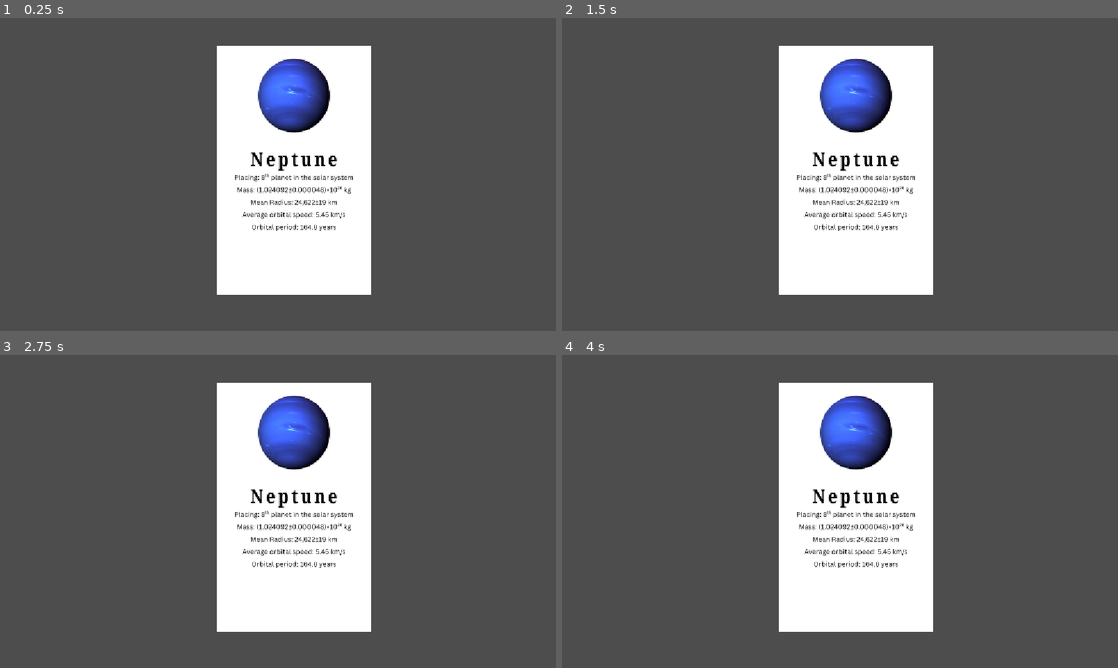
Above: before the commit, frames 1-4 (two rows, left to right).
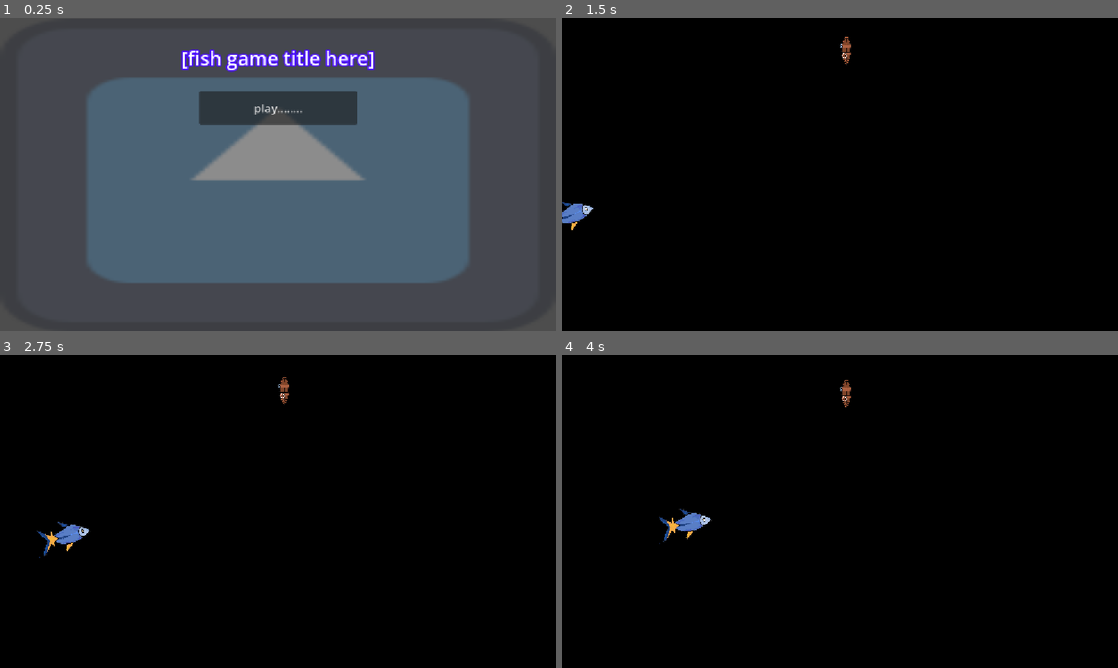
Above: after the commit, the same moments.

Repository: Logabe/fiiiiih
Game: Godot game, scene res://main_menu.tscn
Two runs of this game, one before a commit and one after it. Both use one fixed random seed, a clock stepped at 60 frames per second and the inputs below. Before the commit the project starts from res://pop-up ui.tscn. The engine's default icon, where the game draws it, is replaced by a stand-in: a white triangle on a blue panel in a dark square.
Inputs (mouse positions are in pixels of both pictures, inside the frame that each line leads up to):
- Up to frame 1 (0.25 s): no input
- Up to frame 2 (1.5 s): click (840, 108) at 0.5 s, where only the run after the commit has a clickable "play........"; move the mouse to (962, 158) at 1.27 s; press the mouse at (962, 158) at 1.28 s
- Up to frame 3 (2.75 s): move the mouse to (166, 527) at 2.02 s; release the mouse at (166, 527) at 2.03 s; click (166, 527) at 2.1 s
- Up to frame 4 (4 s): move the mouse to (895, 442) at 2.77 s; press the mouse at (895, 442) at 2.78 s; move the mouse to (812, 574) at 3.52 s; release the mouse at (812, 574) at 3.53 s; click (812, 574) at 3.6 s

The runs differ from the first frame. In frame 1, 48% of the frame differs, in the area x 15-85%, y 8-89%; in frame 2, 100%, in the area x 0-100%, y 0-100%; in frame 3, 100%; in frame 4, 100%.

Commit message:
rown changes wow

Diff:
--- /dev/null
+++ b/boat.gd
@@ -0,0 +1,35 @@
+extends CollisionShape2D
+var castPoint
+var castOrigin
+var initialClickPos
+var isCastIntersectingFish
+
+# Called when the node enters the scene tree for the first time.
+func _ready() -> void:
+
+	castPoint = get_node("cast origin/cast point")
+
+	castOrigin = get_node("cast origin")
+
+# Called every frame. 'delta' is the elapsed time since the previous frame.
+func _process(delta: float) -> void:
+	position.y += (delta*5)
+	print(isCastIntersectingFish)
+
+	if Input.is_action_just_pressed("left_click"):
+		initialClickPos = get_viewport().get_mouse_position()
+
+		print(initialClickPos)
+
+	if Input.is_action_pressed("left_click"):
+
+		var whereIsPointerRightNowQuestionMark = get_viewport().get_mouse_position()
+		castPoint.position = castOrigin.position + (initialClickPos + (-1 * whereIsPointerRightNowQuestionMark))
+
+
+	elif Input.is_action_just_released("left_click"):
+		if isCastIntersectingFish == true:
+			print("GAEUHB SUEHERIH hyusryhuTur tfuh ktbbibt hstrb huk hkstr hkstr vhstr")
+
+func _on_cast_point_area_entered(area: Area2D) -> void:
+	var isCastIntersectingFish = true
--- /dev/null
+++ b/constellation/npc fish.tscn
@@ -0,0 +1,17 @@
+[gd_scene format=3 uid="uid://bylfns1qqpyyd"]
+
+[ext_resource type="Texture2D" uid="uid://di03ipqr1y6q0" path="res://assets/default fish.webp" id="1_s0nb8"]
+
+[sub_resource type="CapsuleShape2D" id="CapsuleShape2D_t1rg7"]
+radius = 105.0
+height = 504.0
+
+[node name="PathFollow2D" type="PathFollow2D" unique_id=2109637838]
+
+[node name="CollisionShape2D" type="CollisionShape2D" parent="." unique_id=1833635112]
+rotation = 1.5707964
+shape = SubResource("CapsuleShape2D_t1rg7")
+
+[node name="Sprite2D" type="Sprite2D" parent="CollisionShape2D" unique_id=1165700305]
+rotation = -1.4684757
+texture = ExtResource("1_s0nb8")
--- /dev/null
+++ b/constellation/npc_fish.gd
@@ -0,0 +1,11 @@
+extends PathFollow2D
+
+
+# Called when the node enters the scene tree for the first time.
+func _ready() -> void:
+	pass # Replace with function body.
+
+
+# Called every frame. 'delta' is the elapsed time since the previous frame.
+func _process(delta: float) -> void:
+	progress += (delta*100)
--- /dev/null
+++ b/game.tscn
@@ -0,0 +1,69 @@
+[gd_scene format=3 uid="uid://718xxwnfplri"]
+
+[ext_resource type="Script" uid="uid://cblimthhkdgjd" path="res://boat.gd" id="1_80nbo"]
+[ext_resource type="Texture2D" uid="uid://c8ekvptlqr8y8" path="res://assets/boat.png" id="2_e2o6t"]
+[ext_resource type="PackedScene" uid="uid://bylfns1qqpyyd" path="res://constellation/npc fish.tscn" id="3_feb5d"]
+[ext_resource type="Script" uid="uid://cg8ws44cmk4o1" path="res://constellation/npc_fish.gd" id="4_fc0e3"]
+
+[sub_resource type="CapsuleShape2D" id="CapsuleShape2D_fc0e3"]
+height = 60.0
+
+[sub_resource type="CircleShape2D" id="CircleShape2D_qwf25"]
+
+[sub_resource type="CircleShape2D" id="CircleShape2D_t1rg7"]
+radius = 10736.399
+
+[sub_resource type="Curve2D" id="Curve2D_t1rg7"]
+_data = {
+"points": PackedVector2Array(0, 0, 0, 0, -74, 439, -347, -8.084999, 347, 8.084999, 578, 322, 0, 0, 0, 0, 1214, 439)
+}
+point_count = 3
+
+[node name="Node" type="Node" unique_id=1682928601]
+
+[node name="ColorRect" type="ColorRect" parent="." unique_id=1516438273]
+offset_right = 1152.0
+offset_bottom = 648.0
+color = Color(0, 0, 0, 1)
+
+[node name="Area2D" type="Area2D" parent="." unique_id=1686115420]
+
+[node name="CollisionShape2D" type="CollisionShape2D" parent="Area2D" unique_id=781017471]
+position = Vector2(589, 62)
+shape = SubResource("CapsuleShape2D_fc0e3")
+script = ExtResource("1_80nbo")
+
+[node name="Sprite2D" type="Sprite2D" parent="Area2D/CollisionShape2D" unique_id=996908829]
+position = Vector2(1.0000267, 0.99999803)
+rotation = 3.1415927
+scale = Vector2(0.1998822, 0.19851251)
+texture = ExtResource("2_e2o6t")
+
+[node name="cast origin" type="Node2D" parent="Area2D/CollisionShape2D" unique_id=1166363507]
+
+[node name="cast point" type="Area2D" parent="Area2D/CollisionShape2D/cast origin" unique_id=812872440]
+
+[node name="CollisionShape2D" type="CollisionShape2D" parent="Area2D/CollisionShape2D/cast origin/cast point" unique_id=593283574]
+shape = SubResource("CircleShape2D_qwf25")
+
+[node name="Sprite2D" type="Sprite2D" parent="Area2D/CollisionShape2D/cast origin/cast point" unique_id=245929851]
+position = Vector2(0, 1)
+scale = Vector2(0.28738266, 0.28738266)
+
+[node name="Area2D2" type="Area2D" parent="." unique_id=513951473]
+
+[node name="CollisionShape2D2" type="CollisionShape2D" parent="Area2D2" unique_id=1068900465]
+position = Vector2(591, 11292)
+shape = SubResource("CircleShape2D_t1rg7")
+
+[node name="Path2D" type="Path2D" parent="Area2D2/CollisionShape2D2" unique_id=1154422864]
+position = Vector2(-591, -11292)
+curve = SubResource("Curve2D_t1rg7")
+
+[node name="PathFollow2D" parent="Area2D2/CollisionShape2D2/Path2D" unique_id=2109637838 instance=ExtResource("3_feb5d")]
+position = Vector2(-74, 439)
+rotation = -0.38919544
+scale = Vector2(0.18916525, 0.27845535)
+script = ExtResource("4_fc0e3")
+
+[connection signal="area_entered" from="Area2D/CollisionShape2D/cast origin/cast point" to="Area2D/CollisionShape2D" method="_on_cast_point_area_entered"]
--- /dev/null
+++ b/main_menu.tscn
@@ -0,0 +1,41 @@
+[gd_scene format=3 uid="uid://dgmljcrccubyi"]
+
+[ext_resource type="Texture2D" uid="uid://040qdaemso0d" path="res://icon.svg" id="1_06t4h"]
+[ext_resource type="Script" uid="uid://e8y405k25fqk" path="res://playButton.gd" id="2_7vrkn"]
+
+[sub_resource type="LabelSettings" id="LabelSettings_t1rg7"]
+font_size = 40
+outline_size = 13
+outline_color = Color(0.28706437, 0.048218966, 0.99999994, 1)
+
+[node name="main menu" type="Node" unique_id=7319491]
+
+[node name="Sprite2D" type="Sprite2D" parent="." unique_id=135625861]
+modulate = Color(1, 1, 1, 0.35686275)
+position = Vector2(576, 326)
+scale = Vector2(9, 5.0625)
+texture = ExtResource("1_06t4h")
+
+[node name="fish game title" type="Label" parent="." unique_id=989043251]
+offset_top = 51.0
+offset_right = 1152.0
+offset_bottom = 114.0
+text = "[fish game title here]"
+label_settings = SubResource("LabelSettings_t1rg7")
+horizontal_alignment = 1
+vertical_alignment = 1
+
+[node name="Button" type="Button" parent="." unique_id=809653130]
+anchors_preset = 5
+anchor_left = 0.5
+anchor_right = 0.5
+offset_left = -163.5
+offset_top = 152.0
+offset_right = 163.5
+offset_bottom = 221.0
+grow_horizontal = 2
+theme_override_font_sizes/font_size = 24
+text = "play........"
+script = ExtResource("2_7vrkn")
+
+[connection signal="pressed" from="Button" to="Button" method="_on_pressed"]
--- /dev/null
+++ b/playButton.gd
@@ -0,0 +1,15 @@
+extends Button
+
+
+# Called when the node enters the scene tree for the first time.
+func _ready() -> void:
+	pass # Replace with function body.
+
+
+# Called every frame. 'delta' is the elapsed time since the previous frame.
+func _process(delta: float) -> void:
+	pass
+
+
+func _on_pressed() -> void:
+	get_tree().change_scene_to_file("res://game.tscn")
--- a/project.godot
+++ b/project.godot
@@ -11,13 +11,22 @@
 [application]
 
 config/name="fiiiiih"
-run/main_scene="uid://b228glwfdpniu"
+run/main_scene="res://main_menu.tscn"
 config/features=PackedStringArray("4.7", "GL Compatibility")
 config/icon="res://icon.svg"
 
 [display]
 
 window/stretch/mode="canvas_items"
+window/stretch/aspect="expand"
+
+[input]
+
+left_click={
+"deadzone": 0.2,
+"events": [Object(InputEventMouseButton,"resource_local_to_scene":false,"resource_name":"","device":-1,"window_id":0,"alt_pressed":false,"shift_pressed":false,"ctrl_pressed":false,"meta_pressed":false,"button_mask":0,"position":Vector2(0, 0),"global_position":Vector2(0, 0),"factor":1.0,"button_index":1,"canceled":false,"pressed":false,"double_click":false,"script":null)
+]
+}
 
 [physics]
 
Binary file added: assets/boat.png
Not shown, added: assets/boat.png.import
Binary file added: assets/default fish.webp
Not shown, added: assets/default fish.webp.import
Not shown, added: boat.gd.uid
Not shown, added: constellation/npc_fish.gd.uid
Not shown, added: playButton.gd.uid
